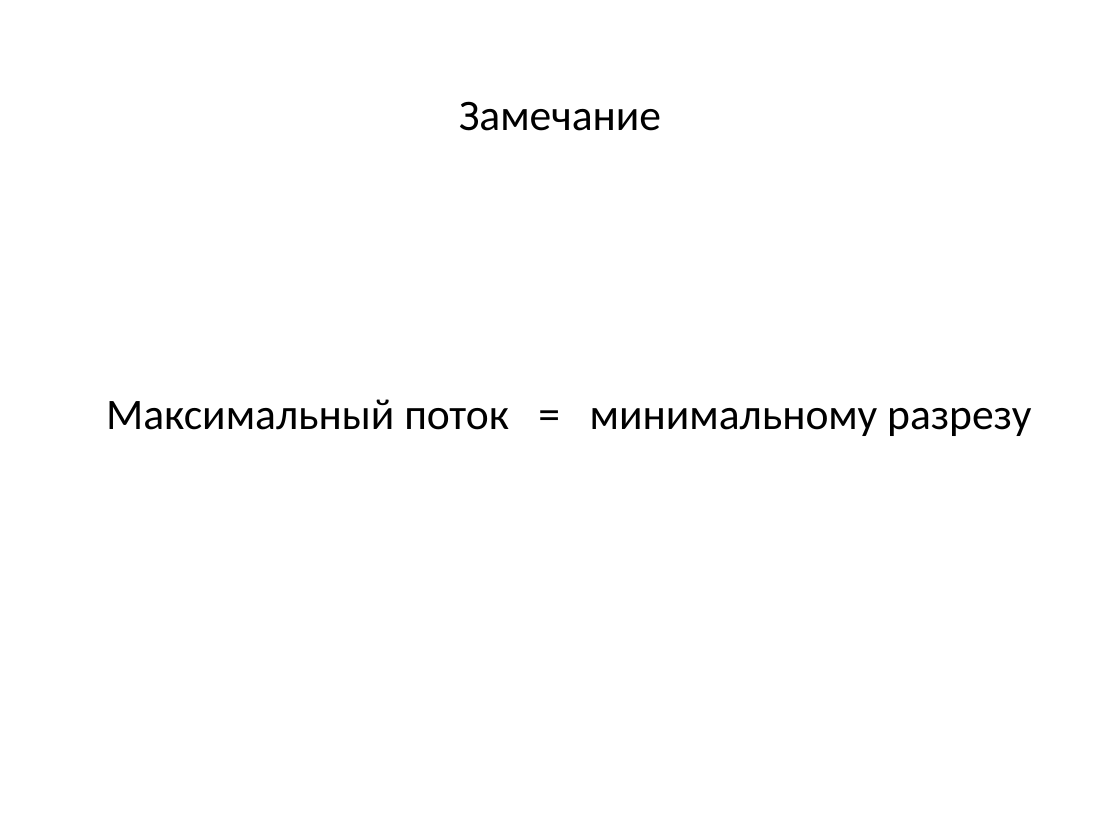
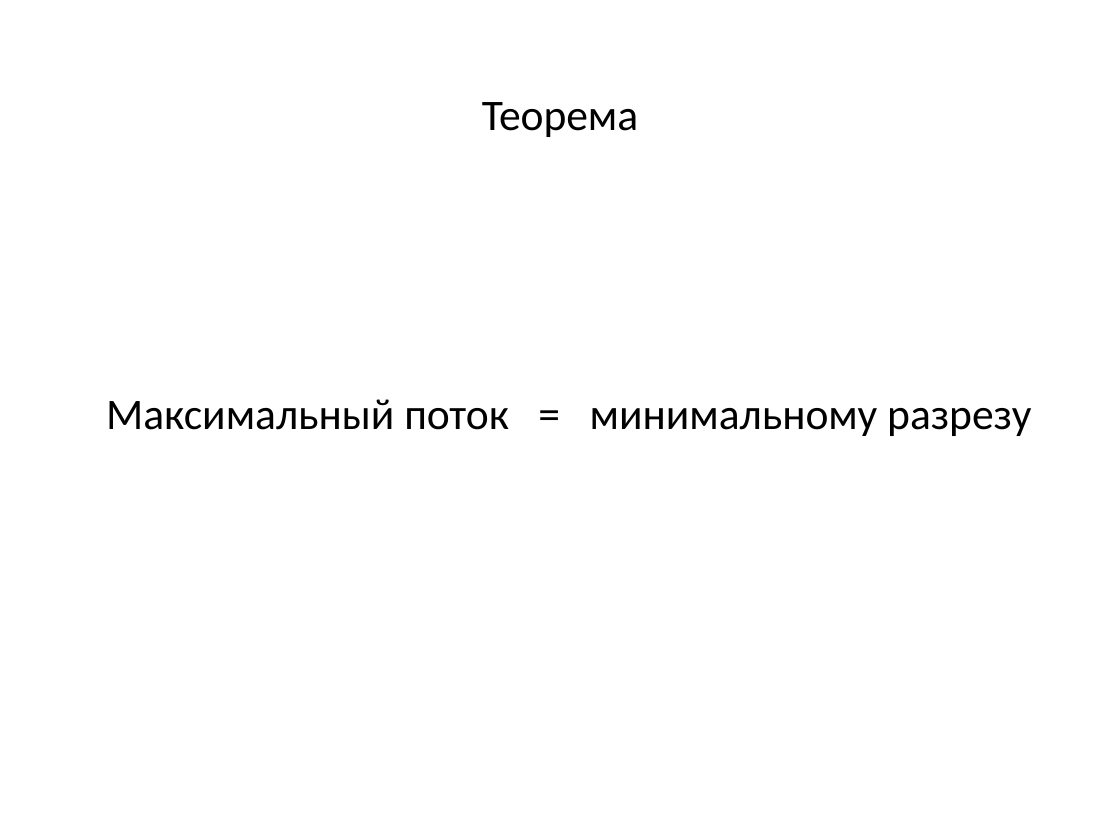
Before and after one commit to SteinbergOB/ANG, a slide deck: slide 81 of Презентации/Лекция 4.pptx (slide 74 before the commit). Drawn at 1120x840 pixels with LibreOffice and Linux fonts; fonts in the diff are those of the drawing. Boxes give left, top, right and bottom in pixels: in the first picture for what was removed or moved away, otherwise in the second. Text is boxed around its words. In the diff, an @@ line names an element or a change of style, - is before the commit and + after.

```diff
--- a/Презентации/Лекция 4.pptx
+++ b/Презентации/Лекция 4.pptx
@@ text at <box>482,102,638,137</box>: text changed @@
-Замечание
+Теорема
```
Also in this commit, not shown: 4 other slides changed, 14 slides added, 2 other files.
